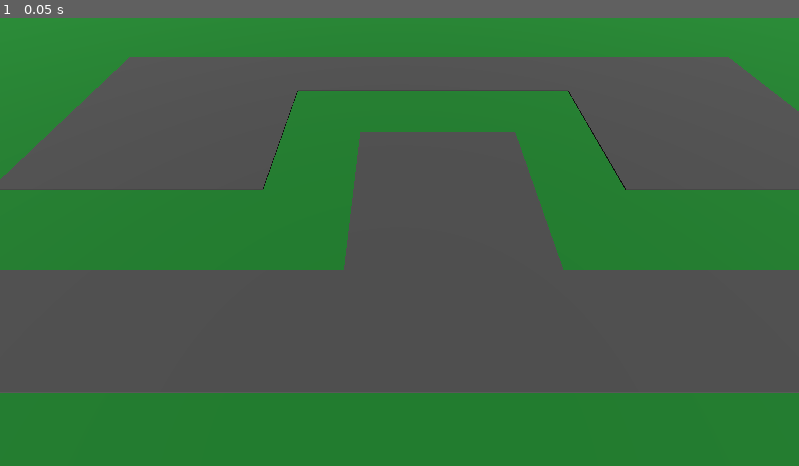
Above: before the commit, frame 1.
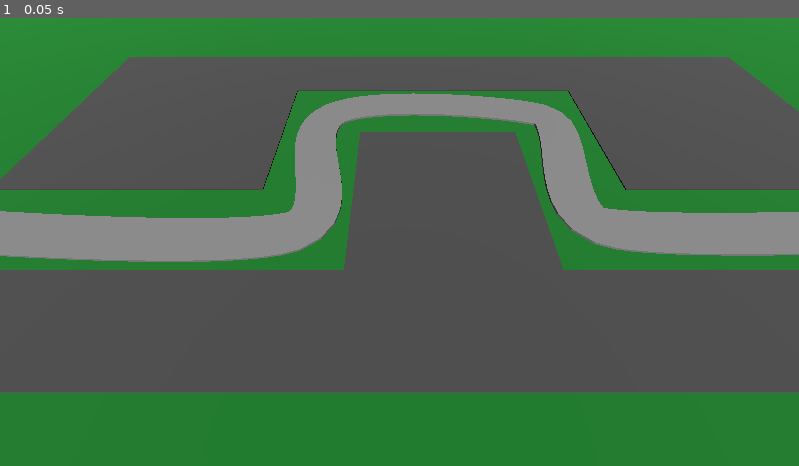
Above: after the commit, the same moment.

Repository: staticnullnet/GameDevTv3D
Game: Godot game, scene res://scenes/base_level.tscn
Same seed, same stepped clock (60 frames per second), same inputs: the game is played once before the commit and once after it. Before the commit the project starts from res://base_level.tscn.
Inputs:
- Up to frame 1 (0.05 s): no input

The runs differ from the first frame. In frame 1, 10% of the frame differs, in the area x 0-100%, y 16-55%.

Commit message:
3.5 path3d

Diff:
--- a/BarbarianBlaster/project.godot
+++ b/BarbarianBlaster/project.godot
@@ -11,7 +11,7 @@
 [application]
 
 config/name="TowerDefense"
-run/main_scene="res://base_level.tscn"
+run/main_scene="res://scenes/base_level.tscn"
 config/features=PackedStringArray("4.3", "GL Compatibility")
 config/icon="res://icon.svg"
 
--- a/BarbarianBlaster/base_level.tscn
+++ b/BarbarianBlaster/scenes/base_level.tscn
@@ -9,7 +9,7 @@
 
 [sub_resource type="Curve3D" id="Curve3D_ohslx"]
 _data = {
-"points": PackedVector3Array(0, 0, 0, 0, 0, 0, -22, 0, 6, 0, 0, 0, 0, 0, 0, -5.95027, 0, 6.11541, 0, 0, 0, 0, 0, 0, -5.97524, 0, -2.2005, 0, 0, 0, 0, 0, 0, 6.11109, 0, -2.16858, 0, 0, 0, 0, 0, 0, 6.21993, 0, 6.04484, 0, 0, 0, 0, 0, 0, 19.9224, 0, 6.10907),
+"points": PackedVector3Array(0, 0, 0, 0, 0, 0, -22, 0, 6, -1.68879, 0, 1.26597, 1.68879, 0, -1.26597, -5.95027, 0, 6.11541, -1.73166, 0, 1.91549, 1.73166, 0, -1.91549, -5.6578, 0, -1.45486, -1.80957, 0, -0.762354, 1.80957, 0, 0.762354, 5.63085, 0, -1.56263, -2.12194, 0, -0.698783, 2.12194, 0, 0.698783, 6.21993, 0, 6.04484, 0, 0, 0, 0, 0, 0, 19.9224, 0, 6.10907),
 "tilts": PackedFloat32Array(0, 0, 0, 0, 0, 0)
 }
 point_count = 6
@@ -41,3 +41,30 @@
 
 [node name="Path3D" type="Path3D" parent="."]
 curve = SubResource("Curve3D_ohslx")
+
+[node name="Road" type="CSGPolygon3D" parent="Path3D"]
+polygon = PackedVector2Array(-1, 0, -1, 0.1, 1, 0.1, 1, 0)
+mode = 2
+path_node = NodePath("..")
+path_interval_type = 0
+path_interval = 0.5
+path_simplify_angle = 0.0
+path_rotation = 2
+path_local = false
+path_continuous_u = true
+path_u_distance = 1.0
+path_joined = false
+
+[node name="LeftEdge" type="CSGPolygon3D" parent="Path3D"]
+visible = false
+polygon = PackedVector2Array(-1.1, 0, -1.1, 0.15, 1, 0.15, 1, 0)
+mode = 2
+path_node = NodePath("..")
+path_interval_type = 0
+path_interval = 0.5
+path_simplify_angle = 0.0
+path_rotation = 2
+path_local = false
+path_continuous_u = true
+path_u_distance = 1.0
+path_joined = false
Not shown: 4 places in BarbarianBlaster/MeshLibrary/SpaceLibrary.tres that only renumber resources
